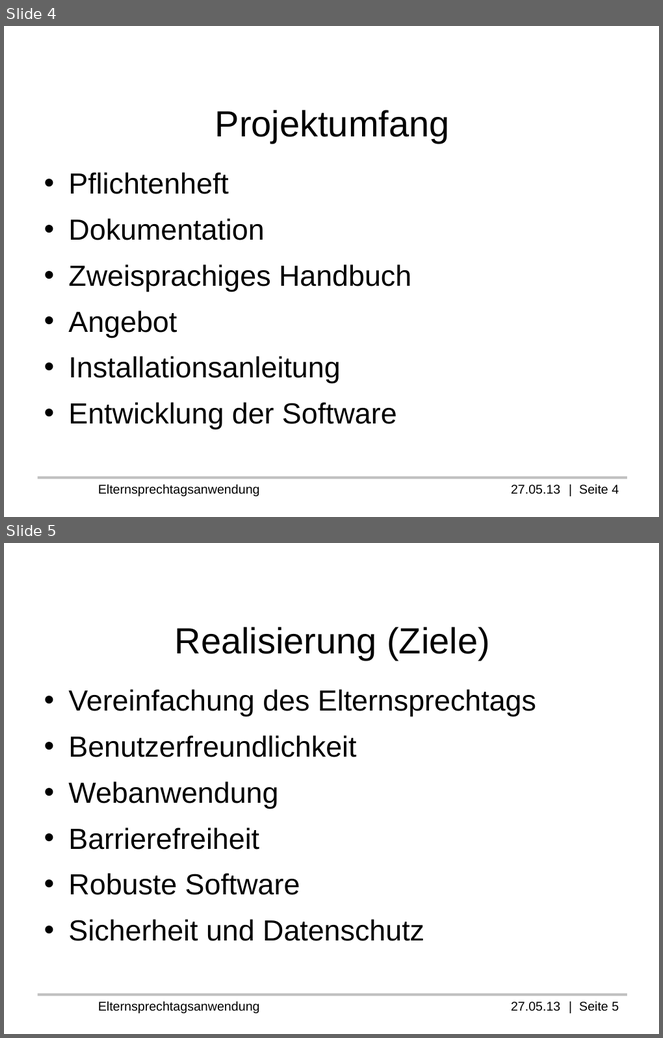
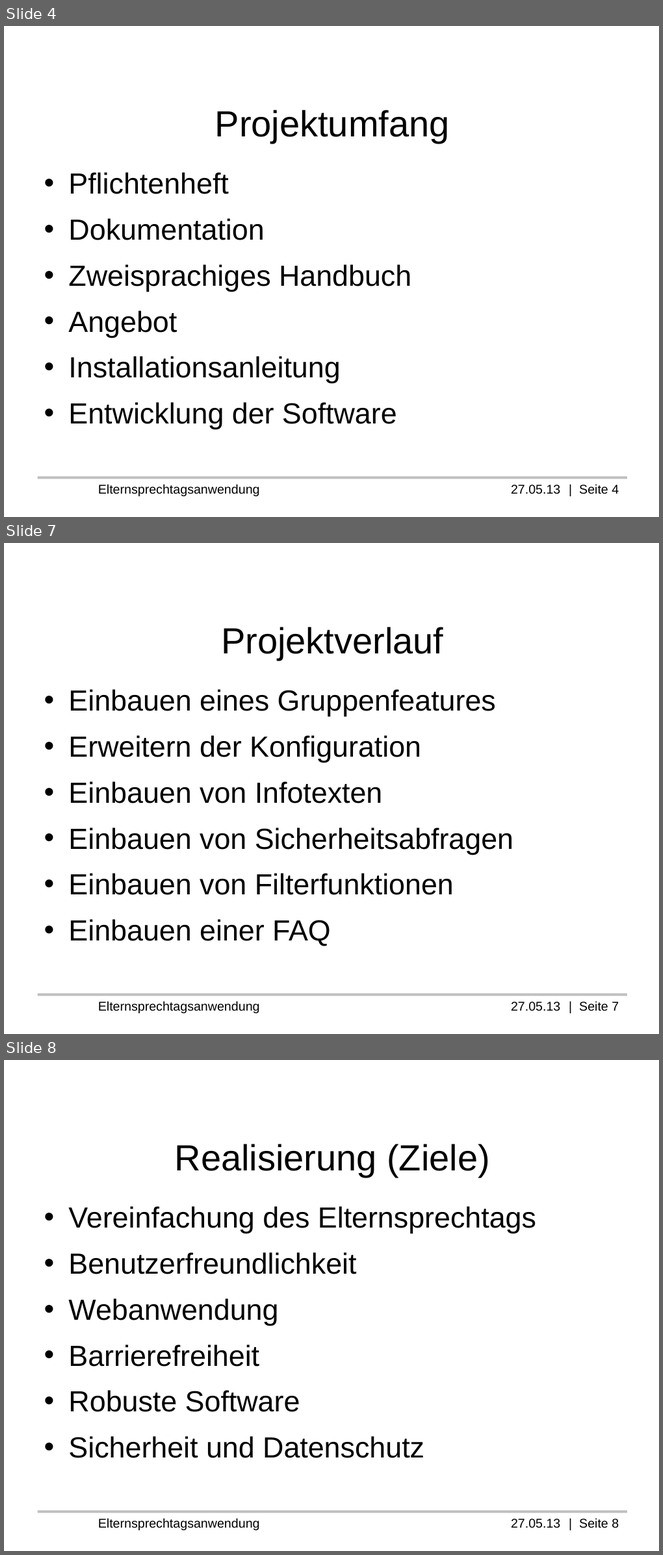
Before and after one commit to Professi/esta, a slide deck: docs/Praesentation/Elternsprechtagsanwendung(ESTA).odp. Shown one above the other, each under a label of ours: slides 4 and 5 before the commit, slides 4, 7 and 8 after it; the slides between them are not shown. The pictures are 663x1038 and 663x1555 pixels, drawn with LibreOffice and Linux fonts; fonts in the diff are those of the drawing; background and template pictures are left out. Boxes give left, top, right and bottom in pixels: in the first picture for what was removed or moved away, otherwise in the second. Text is boxed around its words. In the diff, an @@ line names an element or a change of style, - is before the commit and + after.

```diff
--- a/docs/Praesentation/Elternsprechtagsanwendung(ESTA).odp
+++ b/docs/Praesentation/Elternsprechtagsanwendung(ESTA).odp
@@ slide 7 added at [4,543,659,1034], background #FFFFFF; not listed: 2 template elements that a slide beside it also shows @@
@@ title added at [221,627,443,660], 40 pt, text #000000 @@
+Projektverlauf
@@ text added at [68,689,514,947], 32 pt, text #000000 @@
+• Einbauen eines Gruppenfeatures
+• Erweitern der Konfiguration
+• Einbauen von Infotexten
+• Einbauen von Sicherheitsabfragen
+• Einbauen von Filterfunktionen
+• Einbauen einer FAQ
@@ what was slide 5 is now slide 8 @@
@@ text at [98,1518,619,1531]: text changed @@
-Elternsprechtagsanwendung 27.05.13 | Seite 5
+Elternsprechtagsanwendung 27.05.13 | Seite 8
```
Also in this commit, not shown: 2 slides changed, 2 other slides added, 7 other files.
